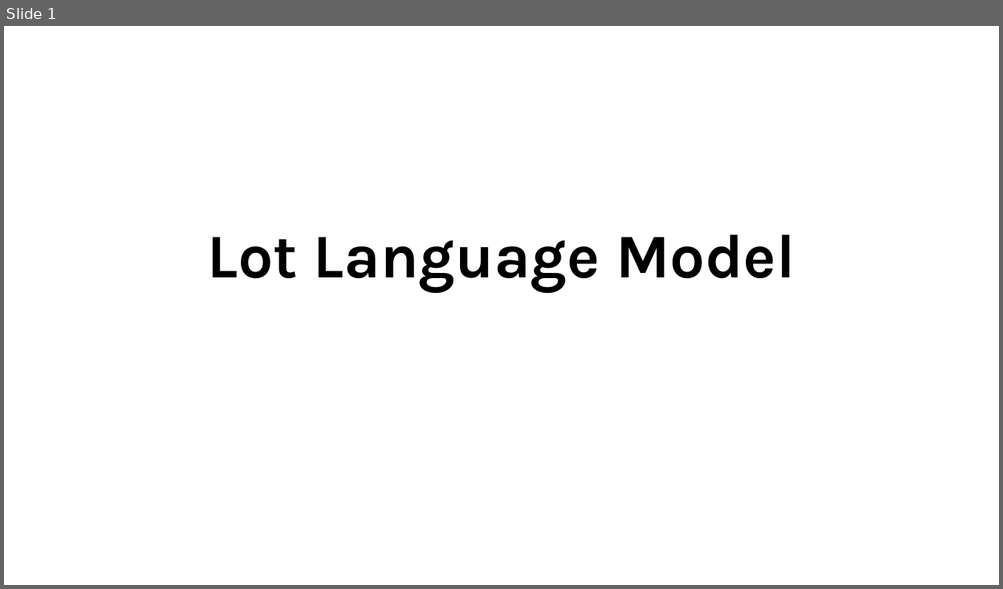
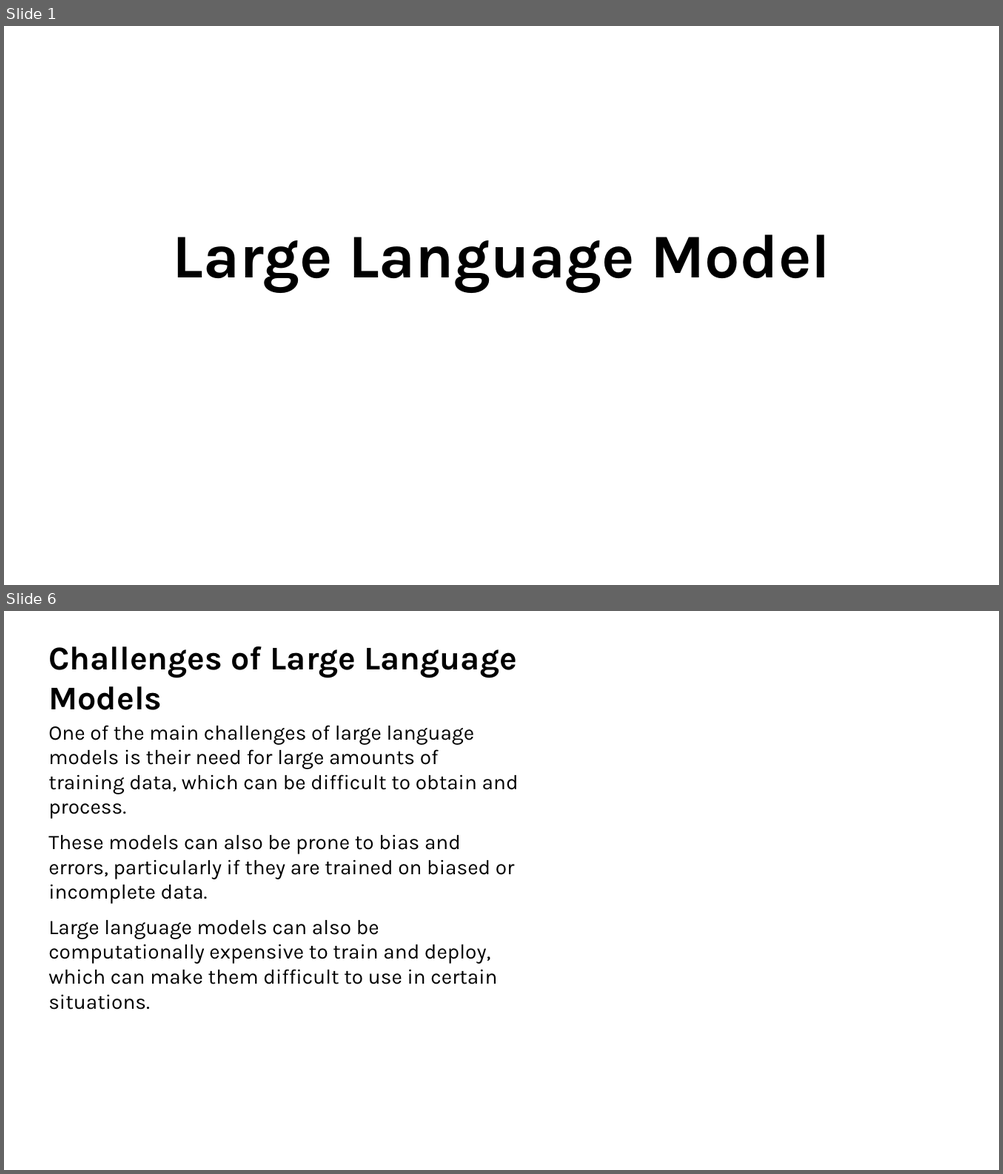
Before and after one commit to Hariprasath-2218/AURA, a slide deck: output.pptx. Shown one above the other, each under a label of ours: slide 1 before the commit, slides 1 and 6 after it; the slides between them are not shown. The pictures are 1003x589 and 1003x1174 pixels, drawn with LibreOffice and Linux fonts; fonts in the diff are those of the drawing; background and template pictures are left out. Boxes give left, top, right and bottom in pixels: in the first picture for what was removed or moved away, otherwise in the second. Text is boxed around its words. In the diff, an @@ line names an element or a change of style, - is before the commit and + after.

```diff
--- a/output.pptx
+++ b/output.pptx
@@ slide 6 added at (4, 611, 999, 1170), background picture (left out) @@
@@ text added at (48, 647, 517, 710), 32 pt, text #000000, bold @@
+Challenges of Large Language Models
@@ text added at (48, 725, 518, 1010), 20 pt, text #000000 @@
+One of the main challenges of large language models is their need for large amounts of training data, which can be difficult to obtain and process.
+These models can also be prone to bias and errors, particularly if they are trained on biased or incomplete data.
+Large language models can also be computationally expensive to train and deploy, which can make them difficult to use in certain situations.
@@ slide 1 changed as well @@
@@ text at (173, 235, 831, 292): text changed @@
-Lot Language Model
+Large Language Model
```
Also in this commit, not shown: 4 other slides changed, 2 other slides added, 3 slides removed, 3 other files.
